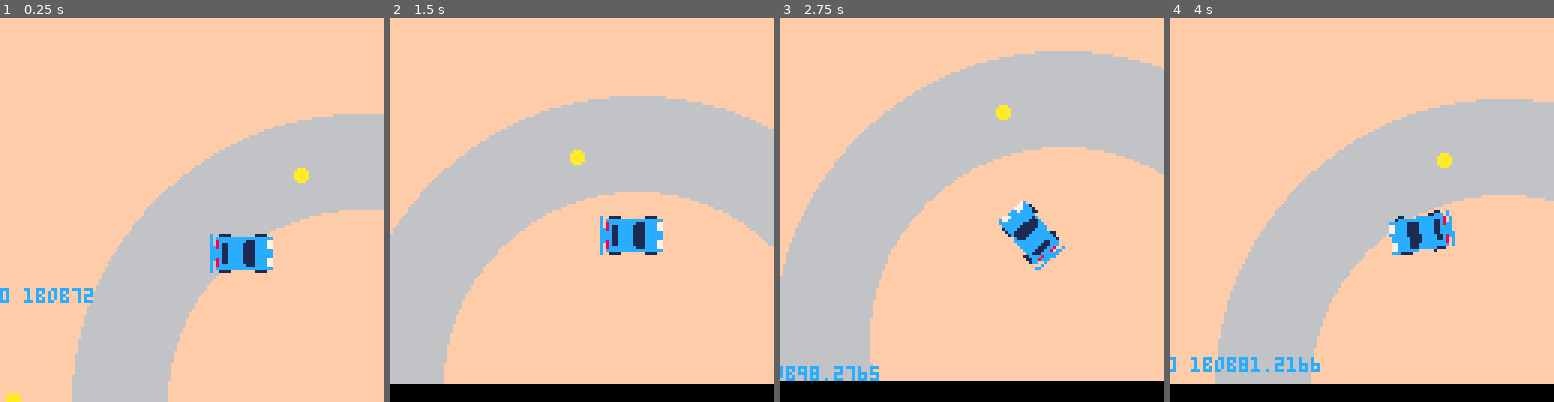
Above: before the commit, frames 1-4 (left to right).
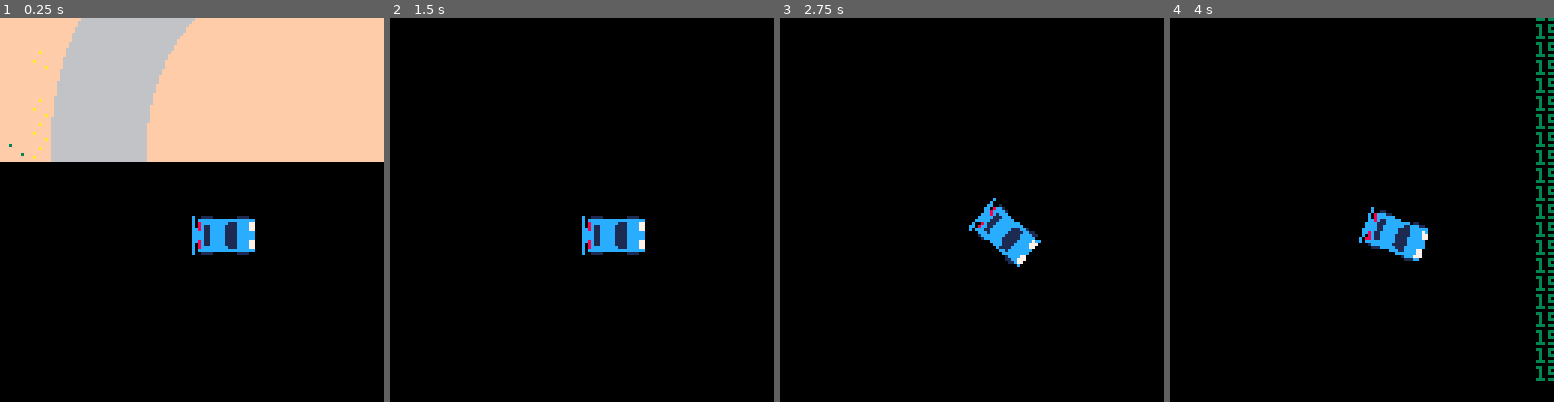
Above: after the commit, the same moments.

Repository: graearea/pico8
Game: PICO-8 cartridge drift.p8
The game is run twice, just before and just after one commit, with the same random seed, the same clock (stepped at 60 frames per second) and the same inputs.
Inputs:
- Up to frame 1 (0.25 s): no input
- Up to frame 2 (1.5 s): no input
- Up to frame 3 (2.75 s): hold Right 1.6-2.1 s; hold Right from 2.47 s (still down)
- Up to frame 4 (4 s): release Right at 3.03 s; hold Left 3.08-3.58 s

The runs differ from the first frame. In frame 1, 76% of the frame differs, in the area x 0-100%, y 0-100%; in frame 2, 95%; in frame 3, 94%; in frame 4, 95%, in the area x 0-100%, y 0-96%.

Commit message:
drifting FTW

Diff:
--- a/drift.p8
+++ b/drift.p8
@@ -5,37 +5,22 @@
 
 car=car(64,64)
 blobs={}
-circle()
 end
 
 function _update()
-  if (btn(⬅️)) then car.a-=10 end
-  if (btn(➡️)) then car.a+=10 end
+  if (btn(⬅️)) then car.angle-=10 end
+  if (btn(➡️)) then car.angle+=10 end
   car:move()
 end
 
-function circle()
- for i = 0, 10 do
-  x = flr(rnd(256))
-  y = flr(rnd(256))
-
-  add(blobs,{x,y})
- end
-end
-
 function _draw()
-  camera(car.x-64,car.y-64)
+  camera(car.x-58,car.y-58)
   rectfill(0,0,1024,1027,15)
-   circfill(128,128,96,6)
+  map(0, 0, 0, 0, 1024, 32)
+  circfill(128,128,96,6)
    circfill(128,128,64,15)
-
-  for i= 1,10 do
-   circfill(blobs[i][1],blobs[i][2],2,10)
-
-  end
-
-  circle()
   car:draw()
+
 end
 function printstatus(text)
  print(text)
@@ -45,21 +30,32 @@
  end
 -->8
 --car
+
 function car(ix,iy)
 	return {
-	a=0,
+	d_travel=0,
+	angle=0,
 	x=ix,
 	y=iy,
-	speed=1,
+	speed=3,
+	skidmarks={},
 	move=function(self,v)
-		dx=(self.speed*cos(-self.a/360))
-  dy=(self.speed*sin(-self.a/360))
+	 delta_angle= self.d_travel-self.angle
+	 self.d_travel= self.d_travel-delta_angle/40
+		dx=(self.speed*cos(-self.d_travel/360))
+  dy=(self.speed*sin(-self.d_travel/360))
   self.x=self.x+dx
   self.y=self.y+dy
+  add(self.skidmarks,{x=self.x,y=self.y})
 	end	,
+
 	draw=function(self)
-	 spr_r(0,self.x,self.y,self.a)
- 	printstatus(self.a .. " " .. sin(self.a).." ".. cos(self.a).."bob".. self.x)
+	 print("bob",self.x+64,self.y+120)
+	 for sx,sy in pairs(self.skidmarks) do
+	 	print(self.x,self.y)
+		 circfill(sx,sy,1,4)
+	 end
+	 spr_r(0,self.x,self.y,self.angle)
  end
 
 	}
@@ -116,3 +112,138 @@
 
 
 
+…(102 lines of a section not shown)…
+__map__
+0000000505050000000000070000000000000000000005000000000000050500050500050000000000000000000000000000000000000000000000000000000000000000000000000000000000000000000000000000000000000000000000000000000000000000000000000000000000000000000000000000000000000000
+0000050000050000000000000700000000000000000000050000040000050000000000000000000000040000000400000000000000000000000000000000000000000000000000000000000000000000000000000000000000000000000000000000000000000000000000000000000000000000000000000000000000000000
+0005070707000500000000000007000505050000000000000500040000050000000707000505000000000000000400000000000000000000000000000000000000000000000000000000000000000000000000000000000000000000000000000000000000000000000000000000000000000000000000000000000000000000
+0005070000070700050707070707050000000000000000000000000000000000000007000005000000000004040400000000000000000000000000000000000000000000000000000000050005000005000005000500000500000005000000000500000000000000050000000000050000000500000505000000000000000000
+0005050000000005050507000007070000000000000000000005000000000500000000000000050000000400000000000000000000000000000000000000000000000000000500050000000000000000000000000000000000000000000000000000000000000000000000000000000000000000000000000000000000000000
+0000070005000505000700050000070000000000000000000004000000000000070004040404040404040000000000000000000000000000000000000000000000000000000500040000000000000000000000000000000000000000000000000000000000000000000000000000040404000000000000000000000000000000
+0000000705050500000700000000070500000500050500000000000000040000000500000000000000000000000000000000000000000000000000000000000000000000000500040000000000000000000000000000000000000000000000000000000004000004000004000000000000000000000000000000000000000000
+0000000705000005070000000000000000070000050500050000050000000000000000000000000000000000000000000000000000000000000000000000000000000000000500000400040000040000000004000000000004000000000000000400040000000000000000000000000000000000000000000000000000000000
+0000000707000707050005000404040404000000000505000004000000000700000000050000000000000000000000000000000000000000000000000000000000000000000500000007000000000000000000050505050500000000000000000004000005000700000000000000000000000000000000000000000000000000
+0000000000000707070707070507070707000005050700050000000500000405050000050000000000000000000000000000000000000000000000000000000000000000000000050007000000000000000005050000000000000000000000000004000500000705000000000000000000000000000000000000000000000000
+0000000000070000000000000005000000000405000000000000000705000000050000050000000000000000000000000000000000000000000000000000000000000000000000000000070000000000050005000000000000050000000000000000000004000007000000000000000000000000000000000000000000000000
+0000000000000000000000000000050004040005000000000007040400000000000000050000000000000000000000000000000000000000000000000000000000000000000000000000000007000000000005000000000000000000000000000000000000000000070004000000000000000400000400040400000000000000
+0000000700000000000400000000040500000505000000040000000707000005000005000000000000000000000000000000000000000000000000000000000000000000000000000000000000000000000705000700000000000000000000000004000000000000000007000004000000000000040000040400000000000000
+0000000000000000000000000000000000000000000004000700000000000000000505000000000000000000000000000000000000000000000000000000000000000000000000000000000000000000000005000000000700000007000000000000000000000000000000000000000000000000000000000000000000000000
+0000000700000400000000040000000500000005000004000000000404050500000000000000000000000000000000000000000000000000000000000000000000000000000000000000000000000000000700050005050000000000000000000007000000000700000007000000070507000000000500000000000000000000
+0000000700000000000400000000000005000005000400000004000004040000050000000000000000000000000000000700000000000000000000000000000000000000000000000000000000000000000000000005000000000000000000000000000000000500000000000000070000000707070707070700000000000000
+0000040704000000000400000000000000000000000007000000000500040000000000000000000000000000000000000007070000000000000000000000000000000000000000000000000000000000000000000005050505000000000000000000000000000000000000000000000000000000000000000007070000000000
+0000040704000404040000000000000000050005000700000000040000000000050000000004000004000004000004000000000007000000000000000000000000000000000000000000000000000000000000000000000005000000000000000000000000000000000000000000000000000000000000000000050000000000
+0000040707000000000000000000000000000707050000000005050000040000000000000000000000000000000000040000000000000700000000000000000000000005000000000000000000000000000000000000000005050705000000000000000000000000000000000000000000000000000000000000050000000000
+0000000400000000000000000000000000070705050000050000040000000000000500000000000000000000000000040000000000000000000000000000000005000000000000000000000000000000000000000000000000000000000000000000000007070000000000000000000000000000000007000000000000000000
+0000000000070505050000000000000000000700050505050000000404000400000500000000000000000000000004000000000000000000000700000000000000000000000000000000000000000000000000000000000000000000000700000000000000000700000000000000000000000000000000000000050000000000
+0000000000050000070000000500000000070700050505050505050404000000040500040000000404000004000000000000000000000000000000000500000000000000000000000000000000000000000000000000000000000000000000000700000000000000070007000400000000000000000000000007000000000000
+0000000005000004000000000704000704070500050505000000000004040400000400000000000000000000040400000000000000000000000000000000000007000400000000000000000000000005000404000000000000000000000005000007000000000000000000000404070007000000000000000005000700000000
+0000000005000000040000040400050000000000040500000005000000050004000000000000000000000000040000000000000000000000000000000000000000000000000000040000000400040504040004000404000000000000000500000500070000000000000000000000000000070007070707070700000000000000
+0000000000000000000404000000000000000000000400000004000004000407070500000000000000000000040000000000000000000005000000000000000000000000000007000000000000000000050000000000000400000400000500000000000000000000000000000000040000000000000000000707070007000000
+0000000500000000000500000000000000050500000000000000000000050000000700000000000000000000040000000000000000000000000000000000000000000000000000000000000500000000050000000000000000000000000004000400040700000000000000000000000000000000000000000000000000000000
+0000000500050000000005000000000000050000000000000000000000000000040000070000000000000000000400000000000000000000000000000000000000000000000000000000000700000005000000000005000000000000000505000000000000070000000000000000000400000000000000000000000000070700
+0000000000000000000000000000000005000000000000000000000000000000000004000007000000050000000004000000000000000000000000000000000000000000000000000005000005000000000000000000000000000005000500000000000000000007000000000000000000000000000000000500000000000700
+0000000000000005000000000000000000000000000000000000000000000000000000000000000700000000000000040000050500000000000000000000000000000000000000000000000000000507000000000000000000000000000000000000000000050000070000000000000000040000000000000000000000000700
+0000000000000000000000000000000400000404040400000000000000000000000000000000000000000700000000000000000000000000000000000000000000000000000000000000000000000000000000000000000000000000000000050000000000000000000000000000000000000000000500000000000000000000
+0000000000000000000000000000000005000000000000000000000000000500000000000500000005000000000700000000000005000005000000000000000000000000000000000005000005000000000000000000000000000000000000000500000000000500000000000000000000000405000000000000000000000000
+0000000700000000000000000000000000000000000400000000000000000000000000000000000000000000000000000700000000000000050000000005000000000000000000000000000000000000000000000007000000000000000000050000000000000000000500000005000000000000000000000000000000000000
Not shown, changed: 126 lines of the sprite sheet (__gfx__) section of drift.p8
